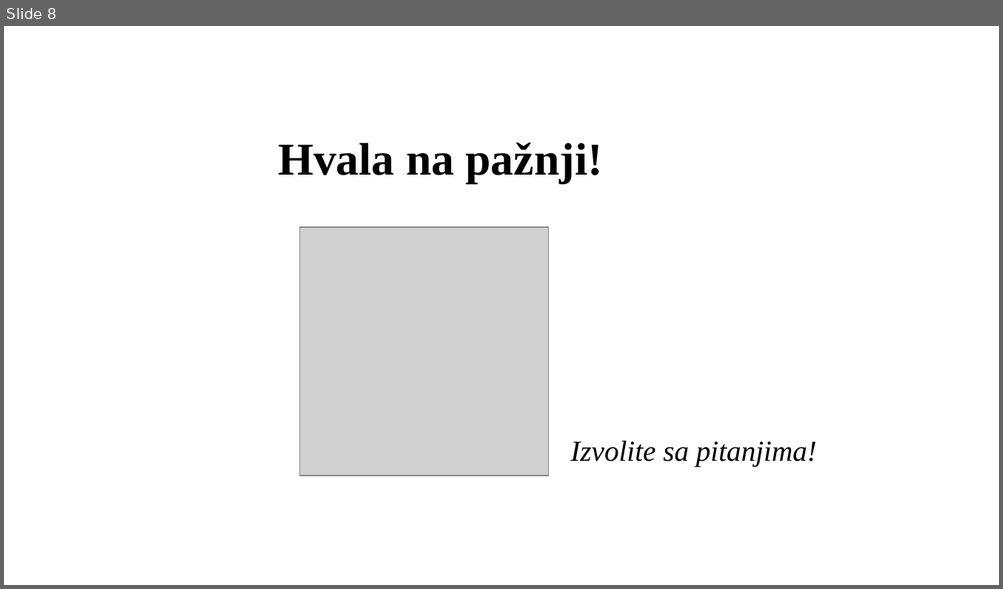
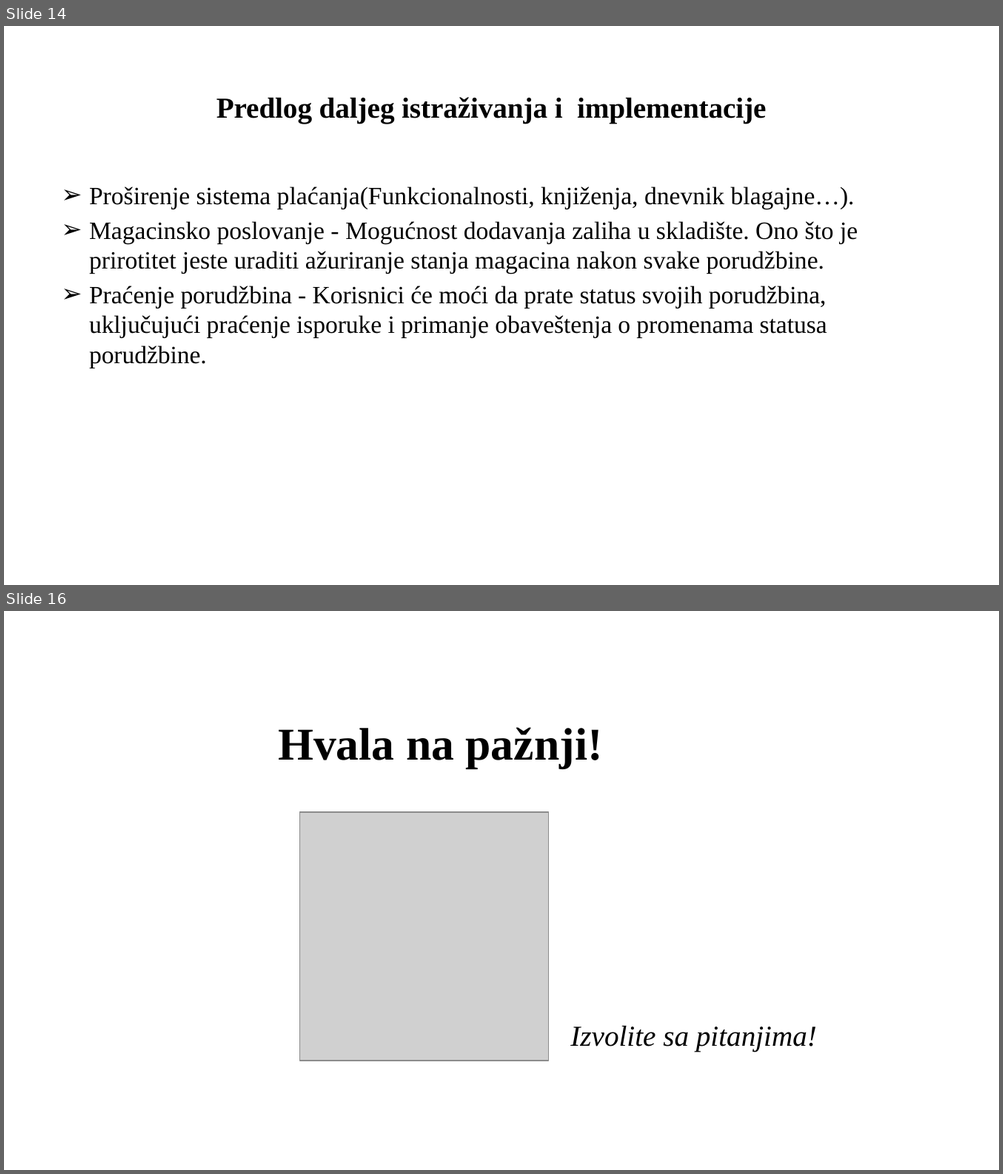
Before and after one commit to Pedja1201/ProjectBrandy_springboot-angular, a slide deck: Specification and Modeling/PredragRadak-Presentation.pptx. Shown one above the other, each under a label of ours: slide 8 before the commit, slides 14 and 16 after it; the slides between them are not shown. The pictures are 1003x589 and 1003x1174 pixels, drawn with LibreOffice and Linux fonts; fonts in the diff are those of the drawing; grey boxes stand for pictures; background and template pictures are left out. Boxes give left, top, right and bottom in pixels: in the first picture for what was removed or moved away, otherwise in the second. Text is boxed around its words. In the diff, an @@ line names an element or a change of style, - is before the commit and + after.

```diff
--- a/Specification and Modeling/PredragRadak-Presentation.pptx
+++ b/Specification and Modeling/PredragRadak-Presentation.pptx
@@ slide 14 added at (4,26,999,585), background picture (left out) @@
@@ text added at (216,97,765,124), 28 pt, text #000000, bold @@
+Predlog daljeg istraživanja i implementacije
@@ text added at (89,187,857,368), 24 pt, text #000000 @@
+➢ Proširenje sistema plaćanja(Funkcionalnosti, knjiženja, dnevnik blagajne…).
+➢ Magacinsko poslovanje - Mogućnost dodavanja zaliha u skladište. Ono što je prirotitet jeste uraditi ažuriranje stanja magacina nakon svake porudžbine.
+➢ Praćenje porudžbina - Korisnici će moći da prate status svojih porudžbina, uključujući praćenje isporuke i primanje obaveštenja o promenama statusa porudžbine.
@@ what was slide 8 is now slide 16 @@
```
Also in this commit, not shown: 5 slides changed, 9 other slides added, 2 slides removed.
